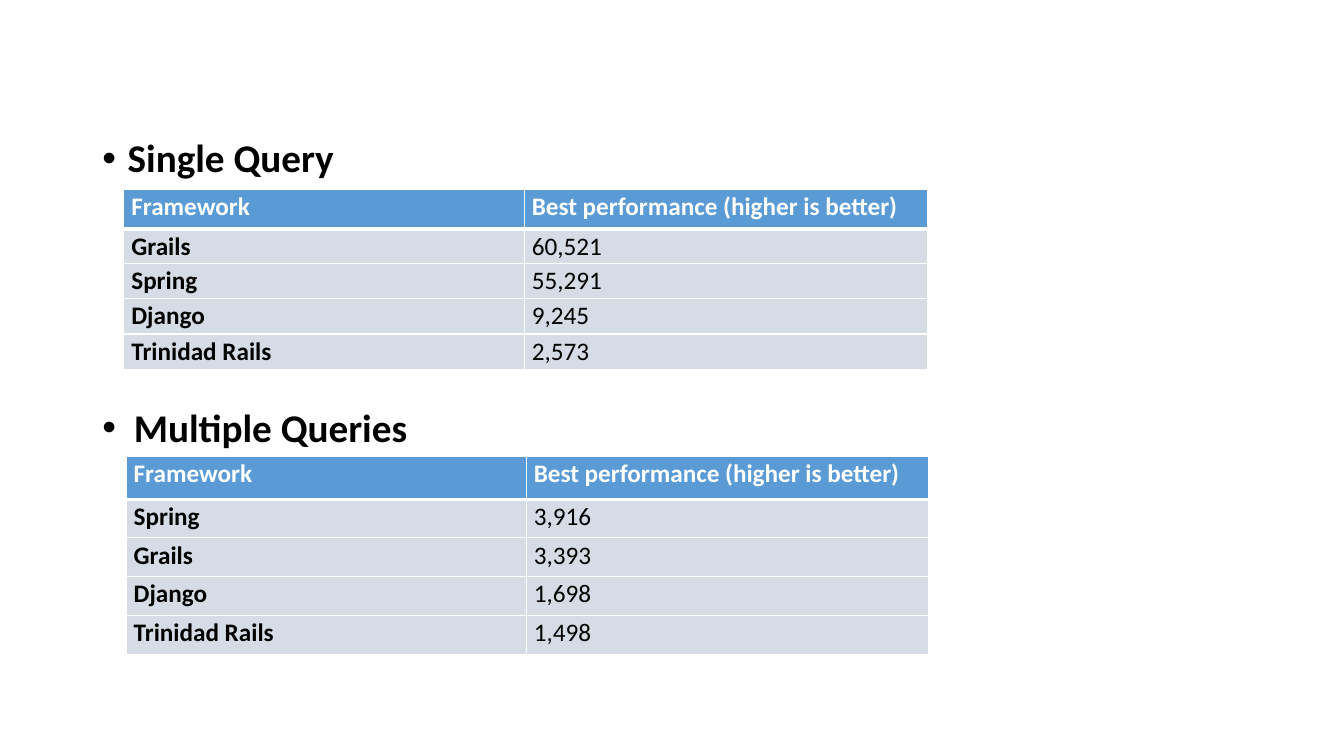
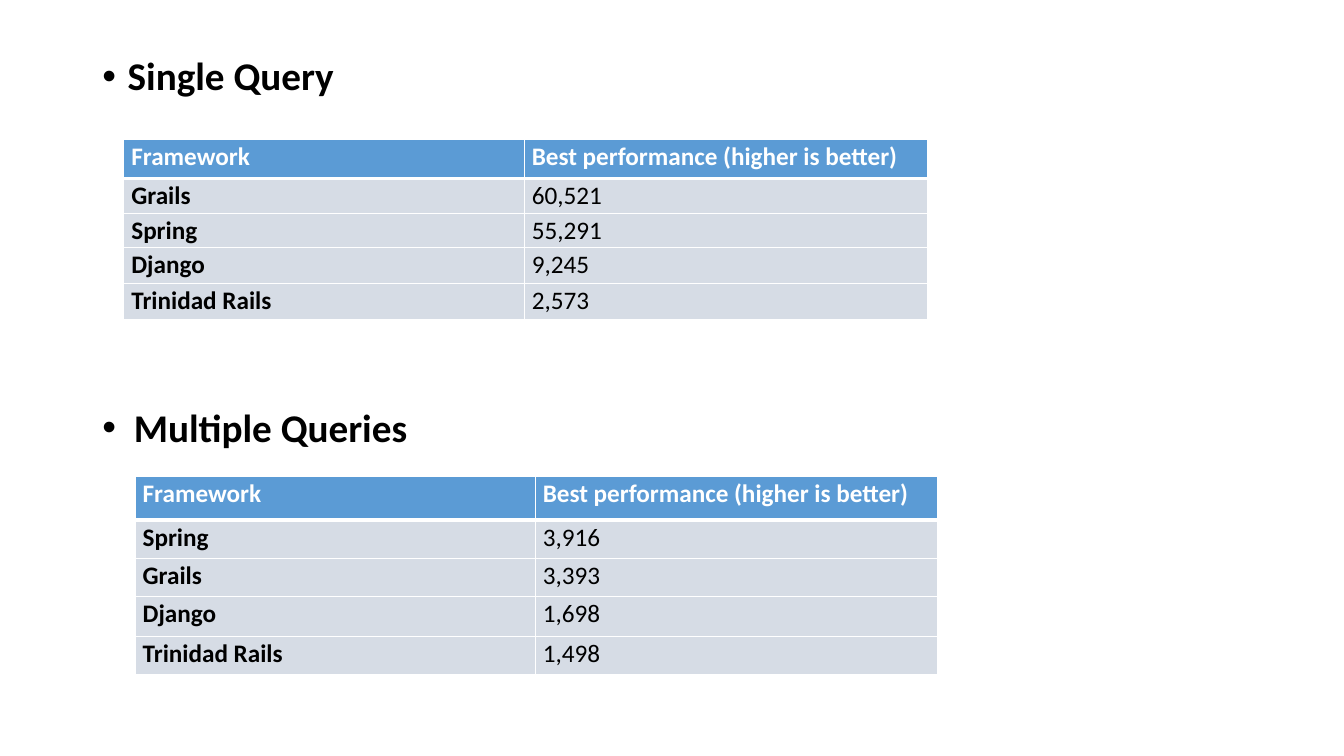
Before and after one commit to rahulparekh/ser422-critical-inquiry, a slide deck: slide 9 of serversideframeworks.pptx. Drawn at 1344x756 pixels with LibreOffice and Linux fonts; fonts in the diff are those of the drawing. Boxes give left, top, right and bottom in pixels: in the first picture for what was removed or moved away, otherwise in the second. Text is boxed around its words. In the diff, an @@ line names an element or a change of style, - is before the commit and + after.

```diff
--- a/serversideframeworks.pptx
+++ b/serversideframeworks.pptx
@@ text "Single Query": place and size @@
-text "Single Query" at <box>128,144,334,179</box>
+text "Single Query" at <box>128,62,334,97</box>
@@ table: place and size @@
-table at <box>124,190,928,369</box>
+table at <box>124,139,928,319</box>
@@ table: place and size @@
-table at <box>126,456,929,654</box>
+table at <box>135,477,938,676</box>
```
Also in this commit, not shown: 6 other slides changed, 1 other file.
